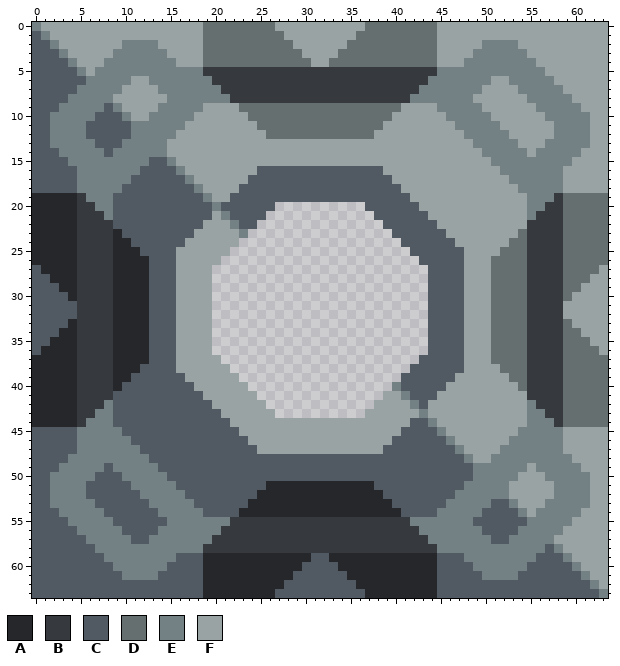
Two states of a pixel-art sprite, assets/sprites/blocks/caliterra/crafting/fragisteel-smelter.png. Above, as it was before the edit.
The file is 64x64 pixels.
Palette (. is transparent): A #26272a  B #363a3e  C #515962  D #656f6f  E #738184  F #9aa3a3
After the commit:
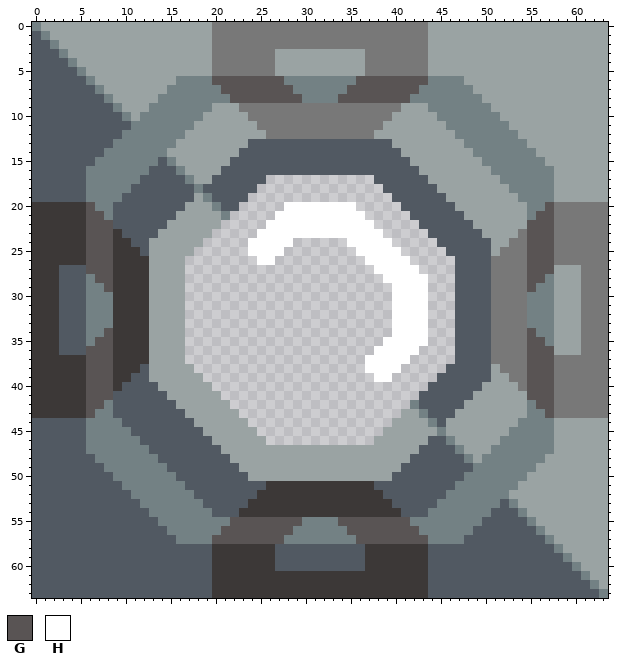
Colours new in this view: G #595454  H #ffffff
Changes in this commit:
colour A: #26272a -> #3c3837
colour D: #656f6f -> #787878
Changed rows in their new state; - is a pixel that keeps its letter.
first column x 0:
 0 -------------------F-------DDDDDDDDDD-------F-------------------
 1 -------------------F--------DDDDDDDD--------F-------------------
 2 ----------FFFF-----F---------DDDDDD---------F-----FFFF----------
 3 ---------FFFFFF----F-------FFF----FFF-------F----FFFFFF---------
 4 --------FFFFFFFF---F-------FFFF--FFFF-------F---FFFFFFFF--------
 5 -------FFFFFFFFFFFFFDDDDDDDFFFFFFFFFFDDDDDDDFFFFFFFFFFFFF-------
 6 -------FFFF--FFF----GGGGGGGGEEEEEEEEGGGGGGGG----FFF--FFFFF------
 7 -----CC-FF----F------GGGGGGGGEEEEEEGGGGGGGG------F----FFFFF-----
 8 ----CCCC------E-------GGGGGGGGEEEEGGGGGGGG-------E-----FFFFF----
 9 ---CCCCC-----E-----E------------------------E-----E-----FFFFF---
10 --CCCCC-----E-----E--------------------------E-----E-----FFFFF--
11 --CCCC-----------E----------------------------E-----E-----FFFF--
12 --CCCC----E-----E------------------------------E-----E----FFFF--
13 --CCCCC--E-----E--------CCCCCCCCCCCCCCCC--------E-----E--FFFFF--
14 ---CCCCCE--------------CCCCCCCCCCCCCCCCCC--------E-----EFFFFF---
15 ----CCC------E--------CCCCCCCCCCCCCCCCCCCC--------E------FFF----
16 -----C------E--------CCCC--------------CCCC--------E------F-----
17 -----C-----E--------CCCC--............--CCCC--------E-----F-----
18 -----C----E--------CCCC--..............--CCCC--------E----F-----
19 CCCCCC---E--------F-CC--................--CCCC--------E---FFFFFF
20 -----AG----------FFF---....-HHHHHHHH-....--CCCC----------GD-----
21 -----AGG--------FFFF--....-HHHHHHHHHH-....--CCCC--------GGD-----
22 -----AGGG------FFFF--....-HHHHHHHHHHHH-....--CCCC------GGGD-----
23 -----AGGG-----FFFF--....-HHHHHHHHHHHHHH-....--CCCC-----GGGD-----
24 -----AGGG----FFFF--....-HHHHH------HHHHH-....--CCCC----GGGD-----
25 -----AGGG----FFF--....--HHHH--------HHHHH-....--CCC----GGGD-----
26 -----AGGG----FFF-....----HH----------HHHHH-....-CCC----GGGD-----
27 A--CCCGGG----FFF-...------------------HHHHH-...-CCC----GGGFFF--D
28 AA-CCCEGG----FFF-...-------------------HHHHH...-CCC----GGEFFF-DD
29 AAACCCEEG----FFF-...--------------------HHHH...-CCC----GEEFFFDDD
30 AAA-CCEEE----FFF-...--------------------HHHH...-CCC----EEEFF-DDD
31 AAA--CEEE----FFF-...--------------------HHHH...-CCC----EEEF--DDD
32 AAA--CEEE----FFF-...--------------------HHHH...-CCC----EEEF--DDD
33 AAA-CCEEE----FFF-...--------------------HHHH...-CCC----EEEFF-DDD
34 AAACCCEEG----FFF-...--------------------HHHH...-CCC----GEEFFFDDD
35 AA-CCCEGG----FFF-...-------------------HHHHH...-CCC----GGEFFF-DD
36 A--CCCGGG----FFF-...------------------HHHHH-...-CCC----GGGFFF--D
37 -----AGGG----FFF-....----------------HHHHH-....-CCC----GGGD-----
38 -----AGGG----FFF--....---------------HHHH-....--CCC----GGGD-----
39 -----AGGG----FFFF--....---------------HH-....--CCCC----GGGD-----
40 -----AGGG-----FFFF--....----------------....--CCCC-----GGGD-----
41 -----AGGG------FFFF--....--------------....--CCCC------GGGD-----
42 -----AGG--------FFFF--....------------....--CCCC--------GGD-----
43 -----AG----------FFFF--....----------....---CCC----------GD-----
44 CCCCCC---E--------FFFF--................--FF-C--------E---FFFFFF
45 -----C----E--------FFFF--..............--FFFF--------E----F-----
46 -----C-----E--------FFFF--............--FFFF--------E-----F-----
47 -----C------E--------FFFF--------------FFFF--------E------F-----
48 ----CCC------E--------FFFFFFFFFFFFFFFFFFFF--------E------FFF----
49 ---CCCCCE-----E--------FFFFFFFFFFFFFFFFFF--------------EFFFFF---
50 --CCCCC--E-----E--------FFFFFFFFFFFFFFFF--------E-----E--FFFFF--
51 --CCCC----E-----E------------------------------E-----E----FFFF--
52 --CCCC-----E-----E----------------------------E-----------FFFF--
53 --CCCCC-----E-----E--------------------------E-----E-----FFFFF--
54 ---CCCCC-----E-----E------------------------E-----E-----FFFFF---
55 ----CCCCC-----E-------GGGGGGGGEEEEGGGGGGGG-------E------FFFF----
56 -----CCCCC----C------GGGGGGGGEEEEEEGGGGGGGG------C----CC-FF-----
57 ------CCCCC--CCC----GGGGGGGGEEEEEEEEGGGGGGGG----CCC--CCCC-------
58 -------CCCCCCCCCCCCCAAAAAAACCCCCCCCCCAAAAAAACCCCCCCCCCCCC-------
59 --------CCCCCCCC---C-------CCCC--CCCC-------C---CCCCCCCC--------
60 ---------CCCCCC----C-------CCC----CCC-------C----CCCCCC---------
61 ----------CCCC-----C---------AAAAAA---------C-----CCCC----------
62 -------------------C--------AAAAAAAA--------C-------------------
63 -------------------C-------AAAAAAAAAA-------C-------------------
